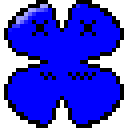
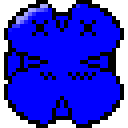
Layer changes from the first 128 x 128 image to the second:
showed "Pasted Layer #4" over [12, 12, 116, 124]
showed "Pasted Layer #5" over [4, 16, 116, 116]
